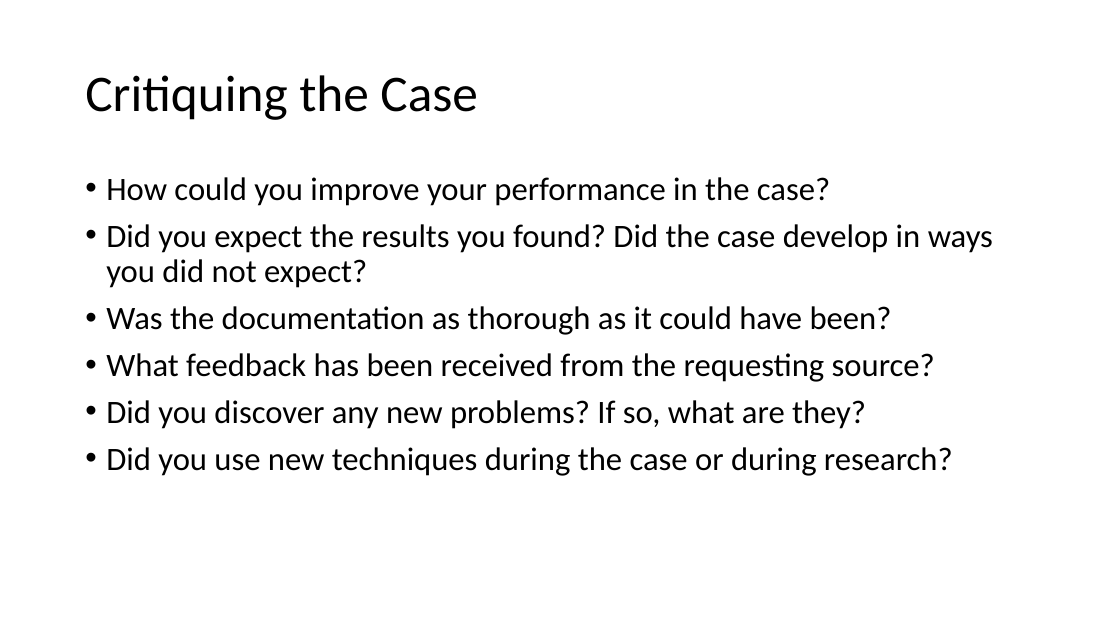
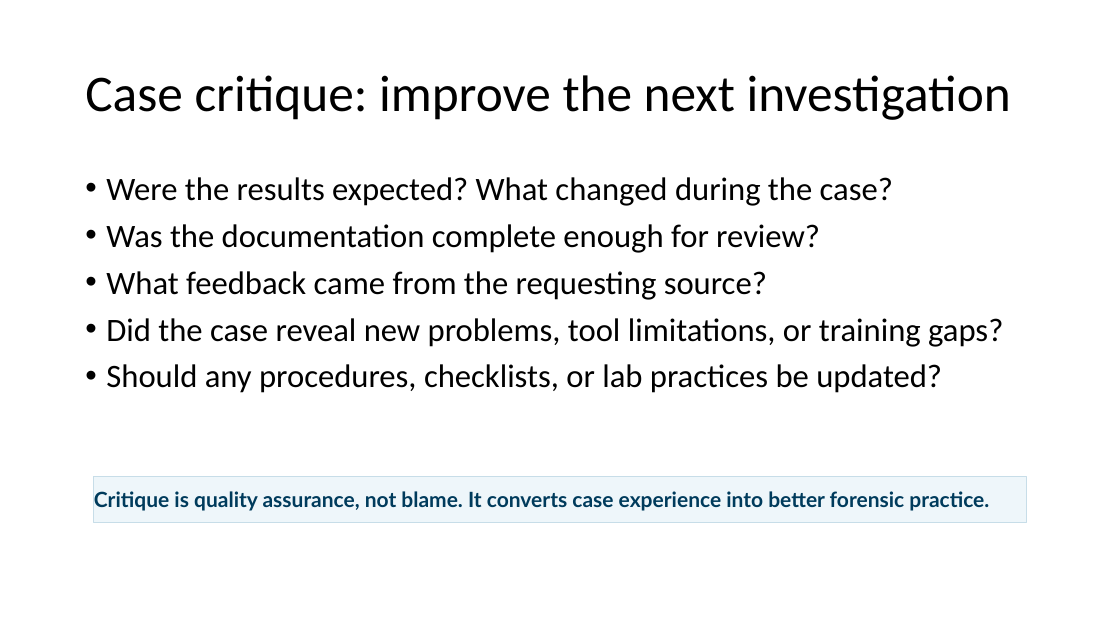
Before and after one commit to frankwxu/Digital-Forensics-Basic-Book, a slide deck: slide 17 of PPTs/Ch1_Introduction_to_Digital_Forensics.pptx (slide 15 before the commit). Drawn at 1120x630 pixels with LibreOffice and Linux fonts; fonts in the diff are those of the drawing; background and template pictures are left out. Boxes give left, top, right and bottom in pixels: in the first picture for what was removed or moved away, otherwise in the second. Text is boxed around its words. In the diff, an @@ line names an element or a change of style, - is before the commit and + after.

Commit message:
update Ch1 Introduction to Digital Forensics presentation

```diff
--- a/PPTs/Ch1_Introduction_to_Digital_Forensics.pptx
+++ b/PPTs/Ch1_Introduction_to_Digital_Forensics.pptx
@@ title at box(85, 75, 1011, 120): text changed @@
-Critiquing the Case
+Case critique: improve the next investigation
@@ text at box(106, 177, 1003, 393): text changed @@
-• How could you improve your performance in the case?
-• Did you expect the results you found? Did the case develop in ways you did not expect?
-• Was the documentation as thorough as it could have been?
-• What feedback has been received from the requesting source?
-• Did you discover any new problems? If so, what are they?
-• Did you use new techniques during the case or during research?
+• Were the results expected? What changed during the case?
+• Was the documentation complete enough for review?
+• What feedback came from the requesting source?
+• Did the case reveal new problems, tool limitations, or training gaps?
+• Should any procedures, checklists, or lab practices be updated?
@@ rectangle added at box(94, 476, 1027, 523), fill #EEF6FA, outline #C7DDE8 0.7 pt, 18 pt, text #003B5C, bold @@
+Critique is quality assurance, not blame. It converts case experience into better forensic practice.
```
Also in this commit, not shown: 21 other slides changed, 14 slides added, 11 slides removed.
